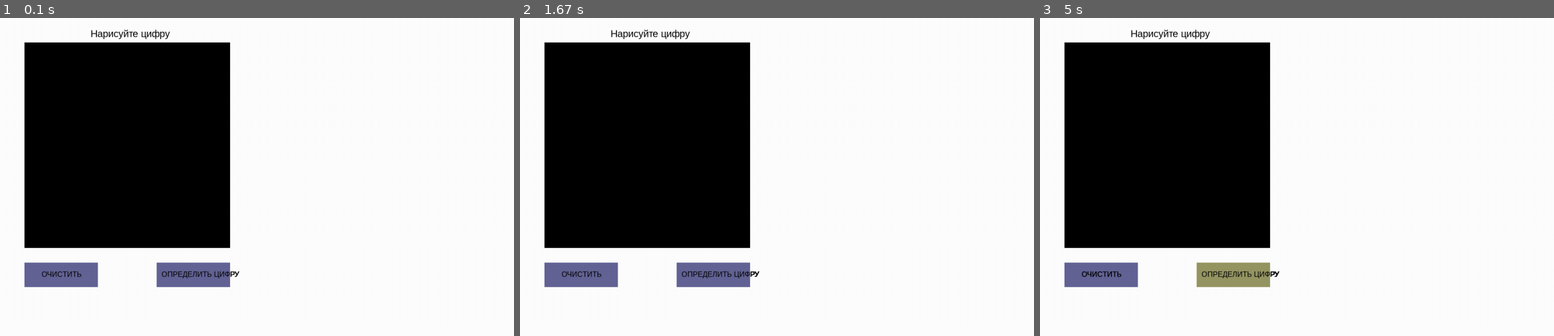
Above: before the commit, frames 1-3 (left to right).
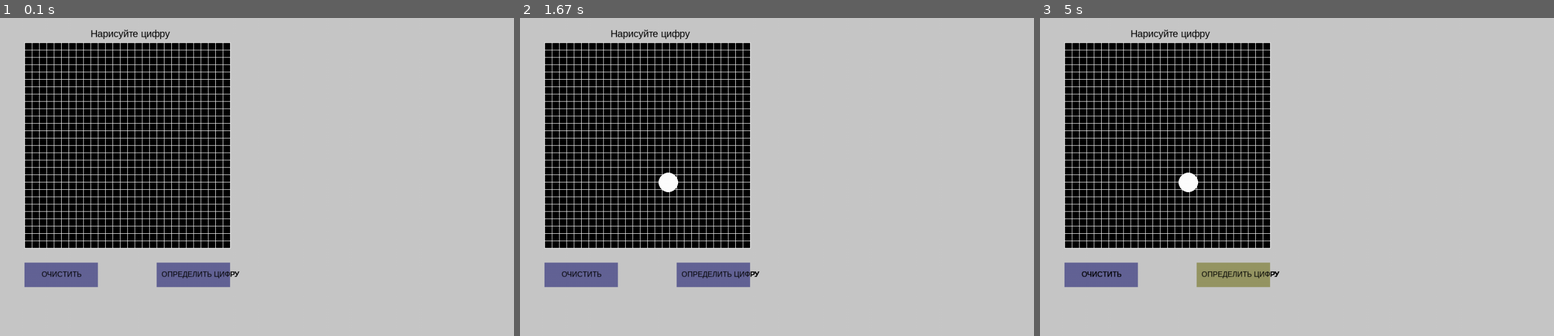
Above: after the commit, the same moments.

Repository: Ubermensch124/MNIST_PyGame
Game: pygame game, started from main.py
The game is run twice, just before and just after one commit, with the same random seed, the same clock (stepped at 60 frames per second) and the same inputs.
Inputs (mouse positions are in pixels of both pictures, inside the frame that each line leads up to):
- Up to frame 1 (0.1 s): no input
- Up to frame 2 (1.67 s): press the mouse at (581, 275) at 0.37 s; move the mouse to (669, 183) at 0.47 s; release the mouse at (756, 91) at 0.6 s; click (828, 199) at 0.77 s; click (823, 256) at 1.12 s; click (884, 135) at 1.52 s
- Up to frame 3 (5 s): click (1101, 75) at 1.98 s; move the mouse to (1132, 116) at 2.3 s; click (1132, 116) at 2.52 s; move the mouse to (1142, 81) at 2.87 s; click (1142, 81) at 3.12 s; move the mouse to (1183, 278) at 3.5 s; click (1183, 278) at 3.78 s; move the mouse to (1322, 103) at 4.2 s; click (1322, 103) at 4.52 s; move the mouse to (1261, 278) at 4.97 s

The runs differ from the first frame. In frame 1, 78% of the frame differs, in the area x 0-100%, y 0-100%; in frame 2, 78%; in frame 3, 78%.

Commit message:
Добавил функцию рисования в поле

Diff:
--- a/main.py
+++ b/main.py
@@ -3,14 +3,14 @@
 
 BUTTON_COLOR_OFF = (100, 100, 150)
 BUTTON_COLOR_ON = (150, 150, 100)
-FPS = 60
+FPS = 120
 
 pygame.init()
 
 clock = pygame.time.Clock()
 
 display = pygame.display.set_mode((1050, 650))
-display.fill(color=(255, 255, 255))
+display.fill(color=(200, 200, 200))
 pygame.display.set_caption('Drawing digits')
 
 text_main = pygame.font.SysFont('arial', 20)
@@ -20,6 +20,11 @@
 surf.fill((0, 0, 0))
 display.blit(surf, (50, 50))
 display.blit(text_surface, (185, 20))
+
+for i in range(0, 29):
+    pygame.draw.aaline(display, (255, 255, 255), [50 + 15 * i, 50], [50 + 15 * i, 470])
+    pygame.draw.aaline(display, (255, 255, 255), [50, 50 + 15 * i], [470, 50 + 15 * i])
+
 pygame.display.update()
 
 
@@ -56,6 +61,10 @@
 
             display.blit(text_button_clear_surface, (85, 515))
             display.blit(text_button_get_surface, (330, 515))
+
+            if event.type == pygame.MOUSEMOTION and event.buttons[0] == 1 and 70 <= mouse[0] <= 450 and 70 <= mouse[1] <= 450:
+                pygame.draw.circle(display, (255, 255, 255), mouse, 20)
+
             pygame.display.update()
             clock.tick(FPS)
 
